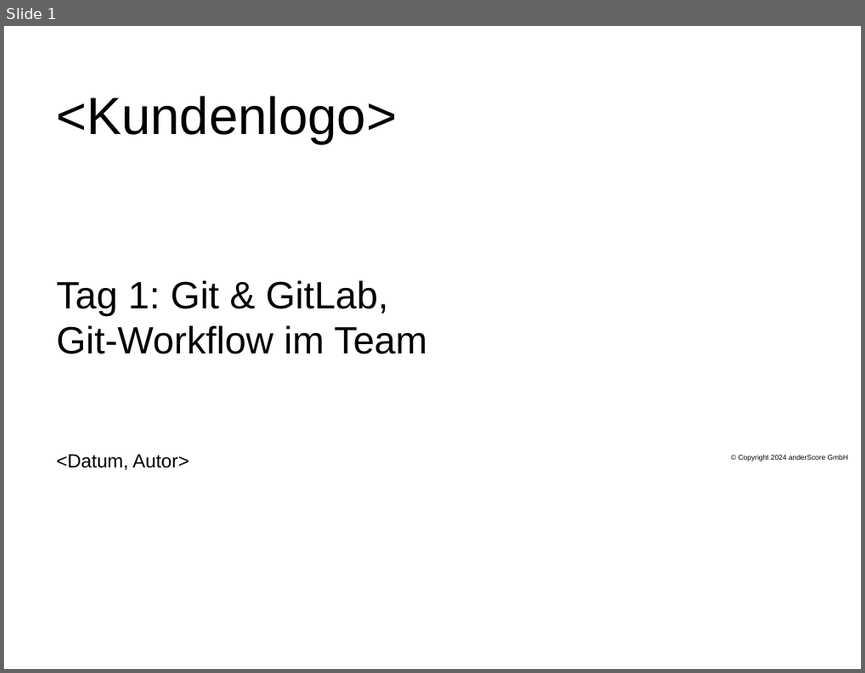
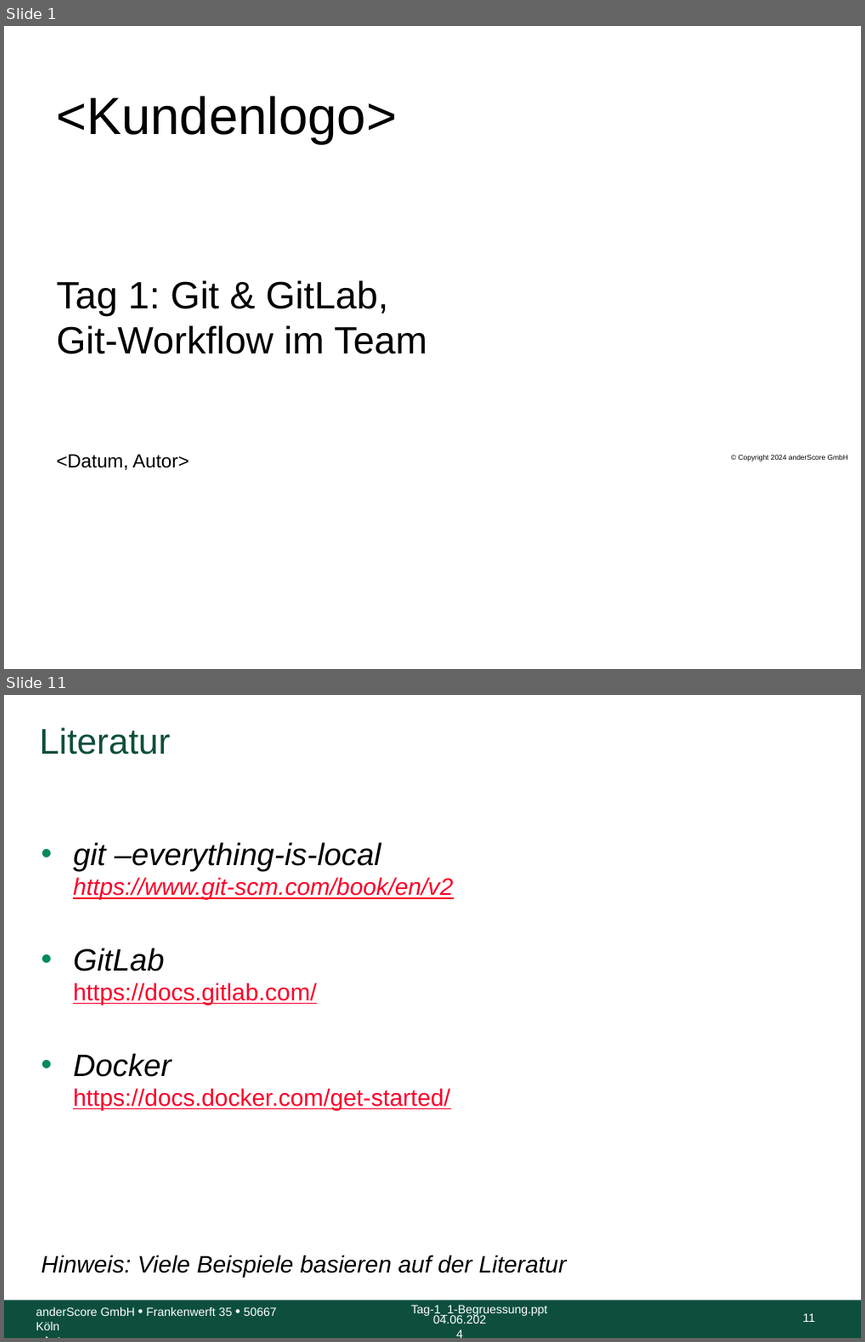
Before and after one commit to anderscore-gmbh/gitlab, a slide deck: slides/Tag-1_1-Begruessung.pptx. Shown one above the other, each under a label of ours: slide 1 before the commit, slides 1 and 11 after it; the slides between them are not shown. The pictures are 865x673 and 865x1342 pixels, drawn with LibreOffice and Linux fonts; fonts in the diff are those of the drawing; background and template pictures are left out. Boxes give left, top, right and bottom in pixels: in the first picture for what was removed or moved away, otherwise in the second. Text is boxed around its words. In the diff, an @@ line names an element or a change of style, - is before the commit and + after.

Commit message:
Tag-1_1: Inhalt und Ziel, Agenda, Zeitplan (mit TODOs), Organisation, Literatur und Vorstellung.

```diff
--- a/slides/Tag-1_1-Begruessung.pptx
+++ b/slides/Tag-1_1-Begruessung.pptx
@@ slide 11 added at <box>4,695,861,1338</box>, background #FFFFFF @@
@@ title added at <box>40,727,171,755</box>, 30 pt, text #0D4F3C @@
+Literatur
@@ text added at <box>41,842,567,1276</box>, 20 pt, text #FC0128, italic, underline @@
+• git –everything-is-local
+  https://www.git-scm.com/book/en/v2
+• GitLab
+  https://docs.gitlab.com/
+• Docker
+  https://docs.docker.com/get-started/
+Hinweis: Viele Beispiele basieren auf der Literatur
@@ rectangle added at <box>4,1300,861,1338</box>, fill #0D4F3C @@
@@ text added at <box>411,1304,548,1315</box>, 10 pt, text #FFFFFF @@
+Tag-1_1-Begruessung.ppt
@@ text added at <box>36,1307,277,1330</box>, 10 pt, text #FFFFFF @@
+anderScore GmbH • Frankenwerft 35 • 50667 Köln
+<Autor>
@@ text added at <box>433,1314,486,1323</box>, 10 pt, text #FFFFFF @@
+04.06.2024
@@ page number added at <box>803,1313,815,1321</box>, 10 pt, text #FFFFFF @@
+11
```
Also in this commit, not shown: 6 slides changed, 4 other slides added.
